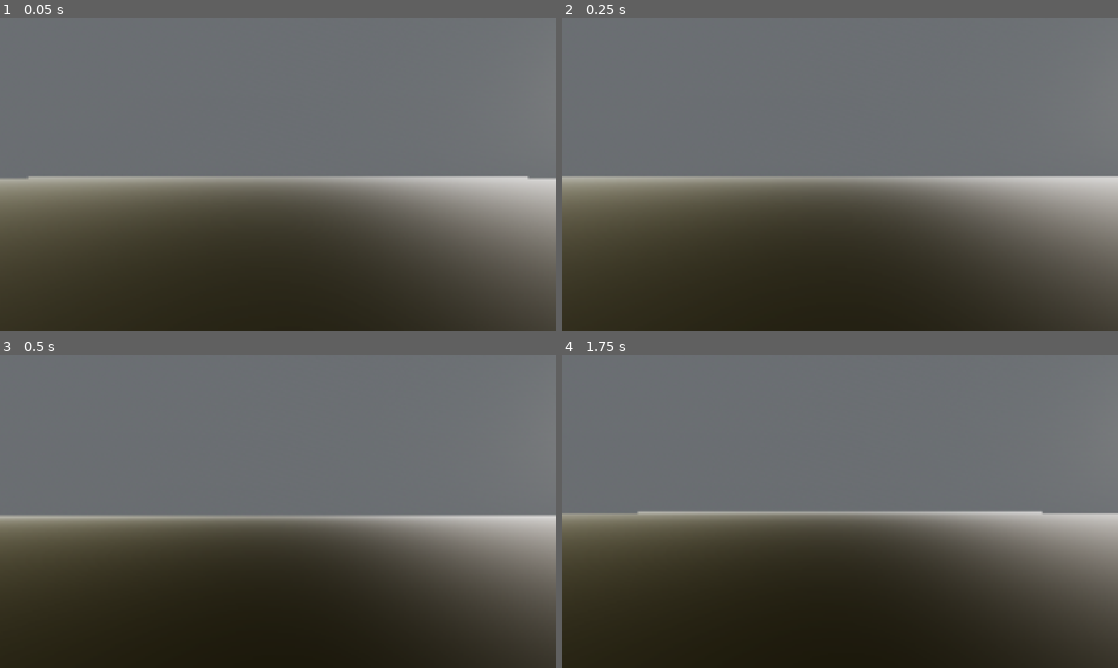
Above: before the commit, frames 1-4 (two rows, left to right).
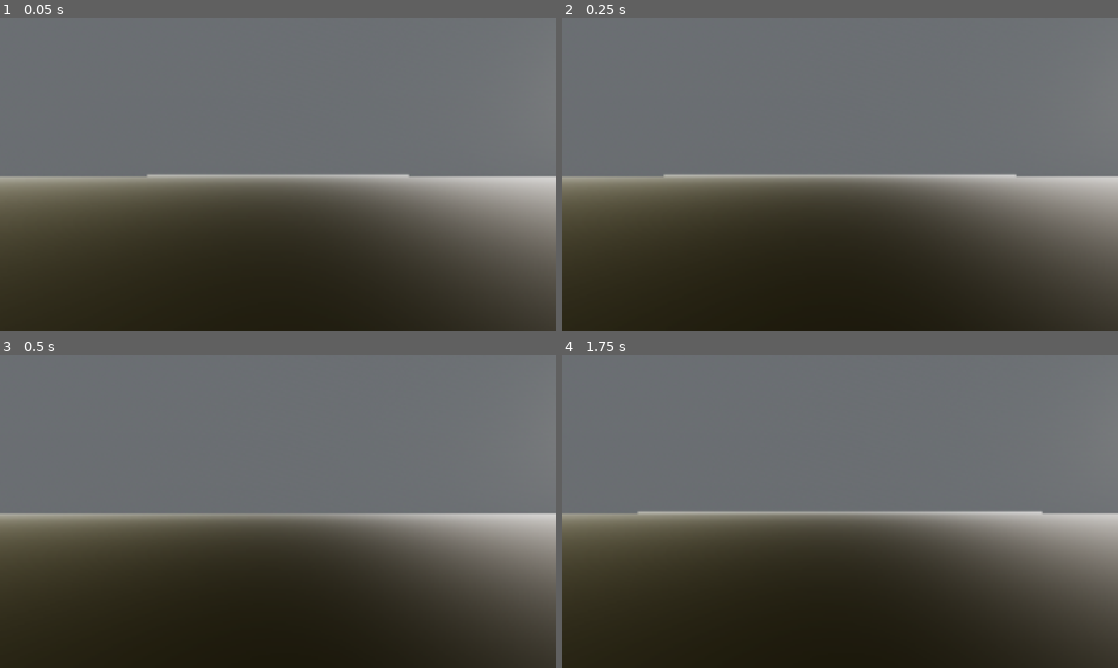
Above: after the commit, the same moments.

Repository: joeldenham21-lgtm/Skyrim-with-Opus
Game: Godot game, scene res://scenes/main.tscn
Two runs of this game, one before a commit and one after it. Both use one fixed random seed, a clock stepped at 60 frames per second and the inputs below.
Inputs (mouse positions are in pixels of both pictures, inside the frame that each line leads up to):
- Up to frame 1 (0.05 s): no input
- Up to frame 2 (0.25 s): no input
- Up to frame 3 (0.5 s): no input
- Up to frame 4 (1.75 s): move the mouse to (962, 495) at 0.52 s; hold D (move_right) 0.53-1.28 s; hold C (crouch) 0.53-1.28 s; tap Space (jump) at 0.77, 1.52 s; move the mouse to (728, 527) at 1.27 s; hold S (move_back) from 1.28 s (still down); tap F (flashlight) at 1.35 s

The runs differ from the first frame. In frame 1, 0.3% of the frame differs, in the area x 0-100%, y 50-52%; in frame 2, 0.3%; in frame 3, 1.3%, in the area x 0-100%, y 50-53%; in frame 4, less than 0.1%.

Commit message:
Godot: World root contracts, Mats helper, shot.sh render lock + import, warning levels, contract notes
Co-Authored-By: Claude Fable 5.1 <noreply@anthropic.com>
Claude-Session: https://claude.ai/code/session_014zcrYYbLTt9ZATp39s5v4d

Diff:
--- a/godot/autoload/data.gd
+++ b/godot/autoload/data.gd
@@ -58,14 +58,14 @@
 	const D := { "9x18": "9x18_fmj", "9x19": "9x19_fmj", "7.62x25": "762x25_fmj", ".45": "45_fmj", "5.45x39": "545_fmj", "7.62x39": "762_fmj", "5.56x45": "556_fmj", "9x39": "939_sp5", "7.62x54": "754_fmj", "12ga": "12_buck" }
 	return D.get(cal, "")
 func mags_for(weapon_id: String) -> Array:
-	var w := weapons.get(weapon_id, {}); var out := []
+	var w: Dictionary = weapons.get(weapon_id, {}); var out := []
 	if w.is_empty(): return out
 	for m in magazines.values(): if w["family"] in m["fits"]: out.append(m)
 	return out
 func effective_mounts(weapon_def: Dictionary, rails: Array) -> Dictionary:
 	var m: Dictionary = weapon_def.get("mounts", {}).duplicate()
 	for rid in rails:
-		var r := attachments.get(rid, {})
+		var r: Dictionary = attachments.get(rid, {})
 		if r.has("gives"): m.merge(r["gives"], true)
 	return m
 func attachment_fits(att: Dictionary, weapon_def: Dictionary, rails: Array) -> bool:
--- a/godot/autoload/events.gd
+++ b/godot/autoload/events.gd
@@ -30,3 +30,6 @@
 signal sleep()
 signal mode_changed(mode: String)
 signal render_scale(scale: float)
+signal world_ready()
+signal weather_changed(weather: String, prev: String)
+signal quality_changed(preset: String)
--- a/godot/project.godot
+++ b/godot/project.godot
@@ -15,6 +15,12 @@
 Audio="*res://autoload/audio.gd"
 Director="*res://autoload/director.gd"
 Game="*res://autoload/game.gd"
+
+[debug]
+gdscript/warnings/inference_on_variant=1
+gdscript/warnings/get_node_default_without_onready=1
+gdscript/warnings/native_method_override=1
+gdscript/warnings/onready_with_export=1
 
 [display]
 window/size/viewport_width=1920
--- a/godot/scenes/main.tscn
+++ b/godot/scenes/main.tscn
@@ -1,9 +1,11 @@
-[gd_scene load_steps=3 format=3]
+[gd_scene load_steps=4 format=3]
 [ext_resource type="Script" path="res://scripts/main.gd" id="1"]
 [ext_resource type="PackedScene" path="res://scenes/player/player.tscn" id="2"]
+[ext_resource type="Script" path="res://scripts/world/world.gd" id="3"]
 [node name="Main" type="Node3D"]
 script = ExtResource("1")
 [node name="World" type="Node3D" parent="."]
+script = ExtResource("3")
 [node name="Entities" type="Node3D" parent="."]
 [node name="Player" parent="." instance=ExtResource("2")]
 [node name="UI" type="CanvasLayer" parent="."]
--- a/godot/scripts/main.gd
+++ b/godot/scripts/main.gd
@@ -10,11 +10,11 @@
 func _ready() -> void:
 	Game.player = player
 	Game.world = world_root
-	_build_environment()
-	var terrain_scene := load("res://scenes/world/terrain.tscn") if ResourceLoader.exists("res://scenes/world/terrain.tscn") else null
-	if terrain_scene: world_root.add_child(terrain_scene.instantiate())
-	else: _placeholder_ground()
-	player.global_position = Vector3(0, 8.0, 284)
+	# World (scripts/world/world.gd) instantiates Terrain/Water/Sky/Structures/Flora/Anomalies when their scenes exist.
+	if world_root.get_node_or_null("Sky") == null: _build_environment()
+	if world_root.get_node_or_null("Terrain") == null: _placeholder_ground()
+	var start: Dictionary = Data.map.get("START", {"x": 0, "z": 284})
+	player.global_position = Vector3(float(start.get("x", 0)), world_root.get_height(float(start.get("x", 0)), float(start.get("z", 284))) + 1.0, float(start.get("z", 284)))
 	Game.set_mode("title")
 	var args := OS.get_cmdline_user_args()
 	var all_args := OS.get_cmdline_args()
@@ -57,7 +57,8 @@
 	world_root.add_child(m); world_root.add_child(body)
 
 func _process(_dt: float) -> void:
-	# sun from the clock; the sky module (when present) refines colours
+	# placeholder sun/fog drive; the Sky scene (scenes/world/sky.tscn) owns lighting when present
+	if sun == null or env == null: return
 	var d := Clock.sun_dir()
 	sun.global_transform = Transform3D(Basis.looking_at(-d, Vector3.UP), Vector3.ZERO)
 	var elev := clampf(d.y * 3.0 + 0.2, 0.0, 1.0)
--- /dev/null
+++ b/godot/scripts/util/mats.gd
@@ -0,0 +1,53 @@
+class_name Mats
+## Shared PBR material access. Texture sets live in res://assets/textures/<kind>/<kind>_{albedo,normal,orm,height}.{webp,png}
+## (normal = OpenGL Y+, orm = R ambient occlusion / G roughness / B metallic). Materials are cached per (kind, uv, tint).
+## If a set is missing (generator not run yet) a flat fallback colour is used so scenes still build.
+static var _cache: Dictionary = {}
+static var _missing: Dictionary = {}
+const FALLBACK := {
+	"concrete": Color(0.55, 0.54, 0.52), "plaster": Color(0.72, 0.68, 0.6), "brick": Color(0.5, 0.3, 0.24), "rust": Color(0.42, 0.25, 0.16),
+	"painted_metal": Color(0.35, 0.42, 0.38), "gunmetal": Color(0.2, 0.21, 0.22), "wood": Color(0.45, 0.34, 0.22), "logs": Color(0.4, 0.3, 0.2),
+	"birch_bark": Color(0.8, 0.78, 0.72), "pine_bark": Color(0.35, 0.25, 0.18), "fabric": Color(0.36, 0.38, 0.3), "leather": Color(0.3, 0.2, 0.13),
+	"rubber": Color(0.1, 0.1, 0.1), "mud": Color(0.28, 0.22, 0.16), "gravel": Color(0.45, 0.43, 0.4), "road": Color(0.3, 0.3, 0.3), "asphalt": Color(0.28, 0.28, 0.29),
+	"roof_tile": Color(0.4, 0.22, 0.16), "roof_metal": Color(0.32, 0.34, 0.33), "grass": Color(0.3, 0.36, 0.18), "dirt": Color(0.36, 0.3, 0.2), "rock": Color(0.42, 0.4, 0.37),
+	"sand": Color(0.6, 0.55, 0.42), "moss": Color(0.25, 0.32, 0.15), "tarp": Color(0.28, 0.35, 0.25), "paper": Color(0.8, 0.76, 0.66), "glass": Color(0.6, 0.7, 0.72),
+}
+static func texture_path(kind: String, map: String) -> String:
+	for ext in ["webp", "png", "jpg"]:
+		var p := "res://assets/textures/%s/%s_%s.%s" % [kind, kind, map, ext]
+		if ResourceLoader.exists(p): return p
+	return ""
+static func has_set(kind: String) -> bool: return texture_path(kind, "albedo") != ""
+static func pbr(kind: String, uv: float = 1.0, tint: Color = Color.WHITE, opts: Dictionary = {}) -> StandardMaterial3D:
+	var key := "%s|%.3f|%s|%s" % [kind, uv, tint.to_html(), str(opts)]
+	if _cache.has(key): return _cache[key]
+	var m := StandardMaterial3D.new()
+	m.uv1_scale = Vector3(uv, uv, uv)
+	m.texture_filter = BaseMaterial3D.TEXTURE_FILTER_LINEAR_WITH_MIPMAPS_ANISOTROPIC
+	var alb := texture_path(kind, "albedo")
+	if alb != "":
+		m.albedo_texture = load(alb); m.albedo_color = tint
+		var nrm := texture_path(kind, "normal")
+		if nrm != "": m.normal_enabled = true; m.normal_texture = load(nrm); m.normal_scale = float(opts.get("normal", 1.0))
+		var orm := texture_path(kind, "orm")
+		if orm != "":
+			m.ao_enabled = true; m.ao_texture = load(orm); m.ao_texture_channel = BaseMaterial3D.TEXTURE_CHANNEL_RED; m.ao_light_affect = 0.6
+			m.roughness_texture = load(orm); m.roughness_texture_channel = BaseMaterial3D.TEXTURE_CHANNEL_GREEN
+			m.metallic = 1.0; m.metallic_texture = load(orm); m.metallic_texture_channel = BaseMaterial3D.TEXTURE_CHANNEL_BLUE
+		var h := texture_path(kind, "height")
+		if h != "" and opts.get("parallax", false): m.heightmap_enabled = true; m.heightmap_texture = load(h); m.heightmap_scale = float(opts.get("parallax_scale", 3.0))
+		if opts.get("triplanar", false): m.uv1_triplanar = true; m.uv1_world_triplanar = true
+	else:
+		if not _missing.has(kind): _missing[kind] = true; push_warning("Mats: no texture set for '%s' (run tools/gen_textures.py); using flat colour" % kind)
+		m.albedo_color = FALLBACK.get(kind, Color(0.5, 0.5, 0.5)) * tint
+		m.roughness = float(opts.get("roughness", 0.9)); m.metallic = float(opts.get("metallic", 0.0))
+	if opts.get("cull_off", false): m.cull_mode = BaseMaterial3D.CULL_DISABLED
+	if opts.get("alpha_scissor", false): m.transparency = BaseMaterial3D.TRANSPARENCY_ALPHA_SCISSOR; m.alpha_scissor_threshold = 0.5
+	_cache[key] = m
+	return m
+static func flat(color: Color, roughness: float = 0.8, metallic: float = 0.0, emission: Color = Color.BLACK, emission_energy: float = 0.0) -> StandardMaterial3D:
+	var key := "flat|%s|%.2f|%.2f|%s|%.2f" % [color.to_html(), roughness, metallic, emission.to_html(), emission_energy]
+	if _cache.has(key): return _cache[key]
+	var m := StandardMaterial3D.new(); m.albedo_color = color; m.roughness = roughness; m.metallic = metallic
+	if emission_energy > 0.0: m.emission_enabled = true; m.emission = emission; m.emission_energy_multiplier = emission_energy
+	_cache[key] = m; return m
--- /dev/null
+++ b/godot/scripts/world/world.gd
@@ -0,0 +1,78 @@
+extends Node3D
+## World root (Game.world). Instantiates the optional subsystem scenes in order (each is owned by one agent and may
+## not exist yet): Terrain, Water, Sky, Structures, Flora, Anomalies. Terrain queries delegate to the Terrain child.
+## Registries are filled by structures/terrain via register(): cover_points, spawn_spots, loot_spots, hiding_spots,
+## footprints ({x,z,r} areas flora keeps clear). Emits Events.world_ready when all children exist.
+const CHILD_SCENES := [
+	["Terrain", "res://scenes/world/terrain.tscn"], ["Water", "res://scenes/world/water.tscn"], ["Sky", "res://scenes/world/sky.tscn"],
+	["Structures", "res://scenes/world/structures.tscn"], ["Flora", "res://scenes/world/flora.tscn"], ["Anomalies", "res://scenes/world/anomalies.tscn"]]
+var cover_points: Array[Dictionary] = []
+var spawn_spots: Array[Dictionary] = []
+var loot_spots: Array[Dictionary] = []
+var hiding_spots: Array[Dictionary] = []
+var footprints: Array[Dictionary] = []
+var terrain: Node = null
+var water: Node = null
+var sky: Node = null
+var ready_done := false
+var size: float = 640.0
+var water_level: float = -0.6
+
+func _ready() -> void:
+	Game.world = self
+	size = float(Data.map.get("SIZE", 640)); water_level = float(Data.map.get("WATER_LEVEL", -0.6))
+	for pair in CHILD_SCENES:
+		if has_node(pair[0]): continue
+		if ResourceLoader.exists(pair[1]):
+			var t0 := Time.get_ticks_msec()
+			var n: Node = load(pair[1]).instantiate(); n.name = pair[0]; add_child(n)
+			print("[world] %s ready in %d ms" % [pair[0], Time.get_ticks_msec() - t0])
+	terrain = get_node_or_null("Terrain"); water = get_node_or_null("Water"); sky = get_node_or_null("Sky")
+	ready_done = true
+	Events.world_ready.emit()
+
+func get_height(x: float, z: float) -> float:
+	if terrain and terrain.has_method("get_height"): return terrain.get_height(x, z)
+	return 5.5
+func get_normal(x: float, z: float) -> Vector3:
+	if terrain and terrain.has_method("get_normal"): return terrain.get_normal(x, z)
+	return Vector3.UP
+func get_surface(x: float, z: float) -> String:
+	if terrain and terrain.has_method("get_surface"): return terrain.get_surface(x, z)
+	return "grass"
+func in_water(x: float, z: float) -> bool:
+	if water and water.has_method("in_water"): return water.in_water(x, z)
+	return get_height(x, z) < water_level
+func water_height(x: float, z: float) -> float:
+	if water and water.has_method("water_height"): return water.water_height(x, z)
+	return water_level
+func poi(id: String) -> Dictionary:
+	for p in Data.map.get("POIS", []):
+		if p.get("id", "") == id: return p
+	return {}
+func pois() -> Array: return Data.map.get("POIS", [])
+func nearest_poi(x: float, z: float) -> Dictionary:
+	var best := {}; var bd := INF
+	for p in pois():
+		var d := Vector2(x - float(p.x), z - float(p.z)).length() - float(p.get("r", 0.0))
+		if d < bd: bd = d; best = p
+	return best
+func poi_at(x: float, z: float) -> Dictionary:
+	for p in pois():
+		if Vector2(x - float(p.x), z - float(p.z)).length() <= float(p.get("r", 0.0)): return p
+	return {}
+func register(kind: String, d: Dictionary) -> void:
+	match kind:
+		"cover": cover_points.append(d)
+		"spawn": spawn_spots.append(d)
+		"loot": loot_spots.append(d)
+		"hiding": hiding_spots.append(d)
+		"footprint": footprints.append(d)
+		_: push_warning("World.register: unknown kind " + kind)
+func in_footprint(x: float, z: float, margin: float = 0.0) -> bool:
+	for f in footprints:
+		if Vector2(x - float(f.x), z - float(f.z)).length() <= float(f.r) + margin: return true
+	return false
+func weather() -> String:
+	if sky and "weather" in sky: return sky.weather
+	return "overcast"
Not shown, added: godot/assets/fonts/IBMPlexMono-Medium.woff2.import
Not shown, added: godot/assets/fonts/IBMPlexMono-Regular.woff2.import
Not shown, added: godot/assets/fonts/IBMPlexMono-SemiBold.woff2.import
Not shown, added: godot/assets/fonts/Oswald-Light.woff2.import
Not shown, added: godot/assets/fonts/Oswald-Medium.woff2.import
Not shown, added: godot/assets/fonts/Oswald-Regular.woff2.import
Not shown, added: godot/autoload/audio.gd.uid
Not shown, added: godot/autoload/clock.gd.uid
Not shown, added: godot/autoload/data.gd.uid
Not shown, added: godot/autoload/director.gd.uid
Not shown, added: godot/autoload/events.gd.uid
Not shown, added: godot/autoload/game.gd.uid
(and 9 more such lines)
